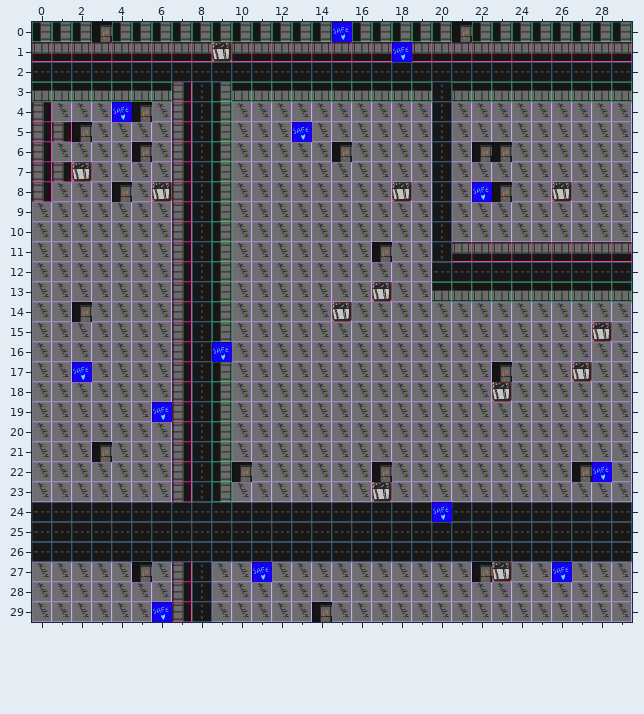
One commit to this Tiled map (JSON): map/test.json. The first picture shows the starting point.
Cells are 50x50 px. Shown: x 0..29, y 0..29.
Once edited:
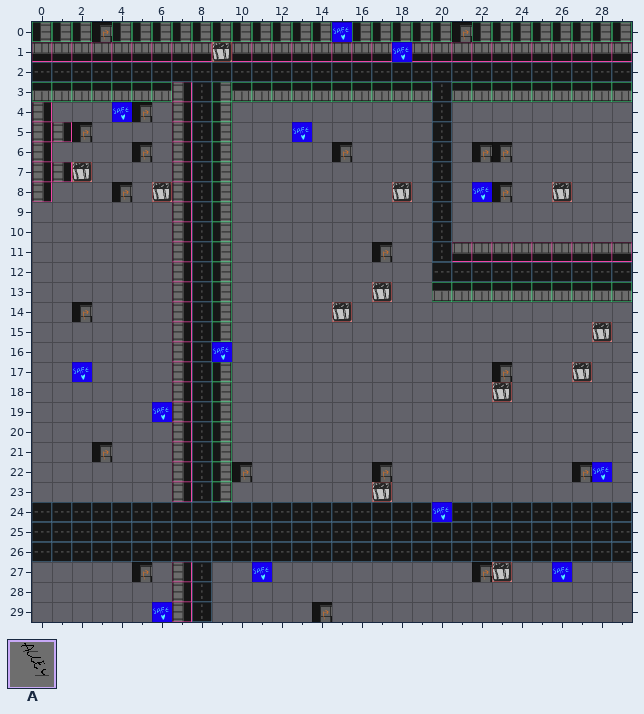
Key: from "placeholder_streettiles": A 17.
_ is an empty cell.
Difference:
Layer "Tile Layer 1":
The edit erases tile A in row 4 at x 1 to 3, 6, 10 to 19 and 21 to 29; in row 5 at x 3 to 6, 10 to 12, 14 to 19 and 21 to 29; in row 6 at x 1 to 4, 6, 10 to 14, 16 to 19, 21 and 24 to 29; in row 7 at x 3 to 6, 10 to 19 and 21 to 29; in row 8 at x 1 to 3, 5, 10 to 17, 19, 21, 24 to 25 and 27 to 29; in rows 9 to 10 at x 0 to 6, 10 to 19 and 21 to 29.
The edit erases tile A in row 11 at x 0 to 6, 10 to 16 and 18 to 19; in row 12 at x 0 to 6 and 10 to 19; in row 13 at x 0 to 6, 10 to 16 and 18 to 19; in row 14 at x 0 to 1, 3 to 6, 10 to 14 and 16 to 29; in row 15 at x 0 to 6, 10 to 27 and 29; in row 16 at x 0 to 6 and 10 to 29.
The edit erases tile A in row 17 at x 0 to 1, 3 to 6, 10 to 22, 24 to 26 and 28 to 29; in row 18 at x 0 to 6, 10 to 22 and 24 to 29; in row 19 at x 0 to 5 and 10 to 29; in row 20 at x 0 to 6 and 10 to 29; in row 21 at x 0 to 2, 4 to 6 and 10 to 29; in row 22 at x 0 to 6, 11 to 16, 18 to 26 and 29.
The edit erases tile A in row 23 at x 0 to 6, 10 to 16 and 18 to 29; in row 27 at x 0 to 4, 6, 9 to 10, 12 to 21, 24 to 25 and 27 to 29; in row 28 at x 0 to 6 and 9 to 29; in row 29 at x 0 to 5, 9 to 13 and 15 to 29.
Pixel boxes of the changes (left, top, right, bottom) in both pictures:
removed: (32, 102, 172, 502)
removed: (232, 102, 632, 502)
removed: (32, 562, 172, 622)
removed: (212, 562, 632, 622)
